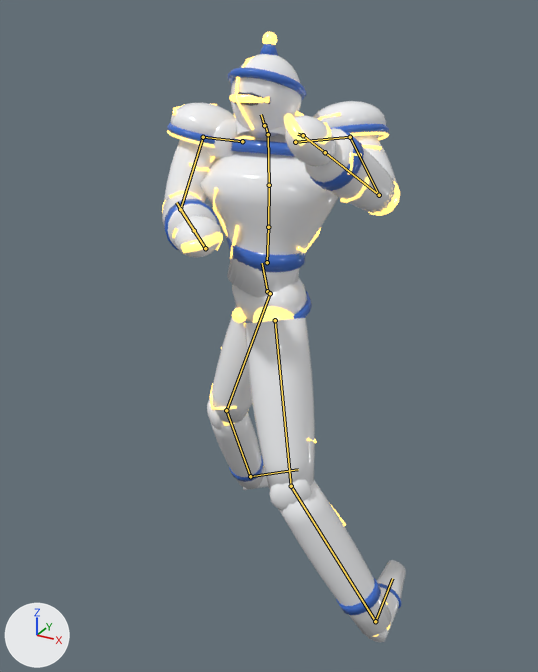
Before and after pictures for a commit that changed the glTF model public/assets/fighters/gosu-mender1.glb.
Rendered twice from a 50 mm camera at (1.32, -2.32, 2.35) aimed at (0.0, 0.08, 1.15). The axes (+X, +Y, +Z) are drawn at lower left. The lights are the same throughout. The older version comes first. Both versions are drawn at frame 18 of the action 'Mending Crash'; the numbers are the values there. The bones that change, and the others that lie on the model, are drawn over the model as lines.

The first picture shows 'gosu_mender'.
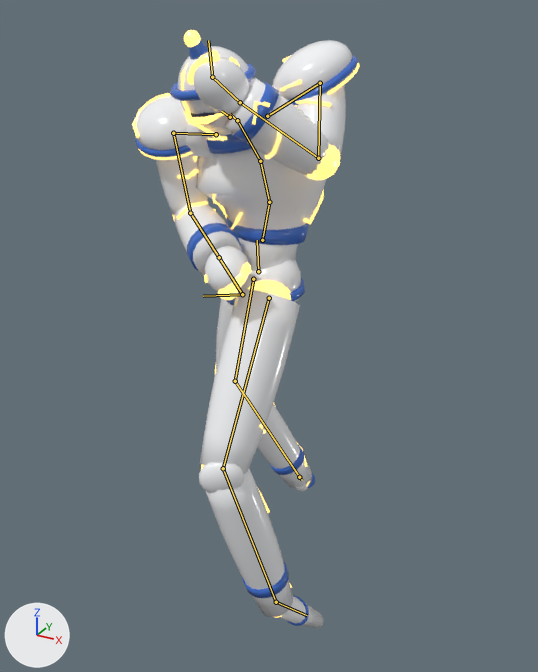
Boxes [x1, y1, x2, y2] around the edits, measured in the pictures (538 x 672 px):
'gosu_mender', posed (7% narrower)
    before: [162, 32, 406, 643]
    after: [132, 30, 360, 628]
bone 'Hips', root to tip
    before: (267, 291) to (262, 263)
    after: (258, 271) to (257, 240)
bone 'LeftUpLeg', root to tip
    before: (275, 320) to (291, 486)
    after: (269, 298) to (223, 468)
bone 'LeftLeg', root to tip
    before: (291, 486) to (375, 621)
    after: (223, 468) to (276, 602)
bone 'LeftFoot', root to tip
    before: (375, 621) to (392, 578)
    after: (276, 602) to (307, 615)
bone 'RightUpLeg', root to tip
    before: (270, 293) to (226, 410)
    after: (253, 279) to (235, 381)
bone 'RightLeg', root to tip
    before: (226, 410) to (250, 476)
    after: (235, 381) to (299, 477)
bone 'RightFoot', root to tip
    before: (250, 476) to (298, 469)
    after: (299, 477) to (302, 480)
bone 'Spine', root to tip
    before: (267, 262) to (268, 227)
    after: (262, 240) to (269, 202)
bone 'Spine1', root to tip
    before: (268, 227) to (269, 185)
    after: (269, 202) to (260, 161)
bone 'Spine2', root to tip
    before: (269, 185) to (268, 134)
    after: (260, 161) to (237, 120)
bone 'LeftShoulder', root to tip
    before: (295, 142) to (350, 137)
    after: (267, 116) to (320, 83)
bone 'LeftArm', root to tip
    before: (350, 137) to (379, 195)
    after: (320, 83) to (318, 158)
bone 'LeftForeArm', root to tip
    before: (379, 195) to (325, 152)
    after: (318, 158) to (240, 102)
bone 'LeftHand', root to tip
    before: (325, 152) to (303, 135)
    after: (240, 102) to (212, 77)
bone 'Neck', root to tip
    before: (268, 134) to (265, 123)
    after: (237, 120) to (230, 114)
bone 'Head', root to tip
    before: (264, 125) to (261, 114)
    after: (230, 117) to (221, 111)

What the commit changed:
Bone 'Hips' (bone_hips) moves from (0.004, 0.244, -0.015) to (-0.1, 0.332, 0.031).
Bone 'Hips' (bone_hips) turns from (-5, -37, 26) to (-4, -28, 15) degrees about its own x, y and z.
Bone 'LeftUpLeg' (bone_leftupleg) turns from (12, -4, 35) to (13, 1, 18) degrees about its own x, y and z.
Bone 'LeftLeg' (bone_leftleg) turns from (89, -21, 26) to (81, -5, 28) degrees about its own x, y and z.
Bone 'LeftFoot' (bone_leftfoot) turns from (5, 4, -100) to (-35, -21, -38) degrees about its own x, y and z.
Bone 'RightUpLeg' (bone_rightupleg) turns from (-40, -4, 12) to (-67, -11, 5) degrees about its own x, y and z.
Bone 'RightLeg' (bone_rightleg) turns from (69, 23, 8) to (58, 8, 37) degrees about its own x, y and z.
Bone 'RightFoot' (bone_rightfoot) turns from (-94, -14, 17) to (13, -2, 28) degrees about its own x, y and z.
Bone 'Spine' (bone_spine) turns from (-1, 17, -14) to (-2, 14, -16) degrees about its own x, y and z.
Bone 'Spine1' (bone_spine1) turns from (-3, 17, -10) to (11, 14, 17) degrees about its own x, y and z.
Bone 'Spine2' (bone_spine2) turns from (-23, 14, -21) to (-7, 17, 1) degrees about its own x, y and z.
Bone 'LeftShoulder' (bone_leftshoulder) turns from (25, 13, -60) to (25, 9, -58) degrees about its own x, y and z.
Bone 'LeftArm' (bone_leftarm) turns from (13, -43, 68) to (-10, -49, 117) degrees about its own x, y and z.
Bone 'LeftForeArm' (bone_leftforearm) turns from (-69, -60, -4) to (-45, -62, -35) degrees about its own x, y and z.
Bone 'LeftHand' (bone_lefthand) turns from (5, -155, -3) to (-1, -77, -6) degrees about its own x, y and z.
Bone 'Neck' (bone_neck) turns from (15, -14, 13) to (11, -14, 11) degrees about its own x, y and z.
Bone 'Head' (bone_head) turns from (-9, -10, 2) to (-5, -10, 5) degrees about its own x, y and z.
